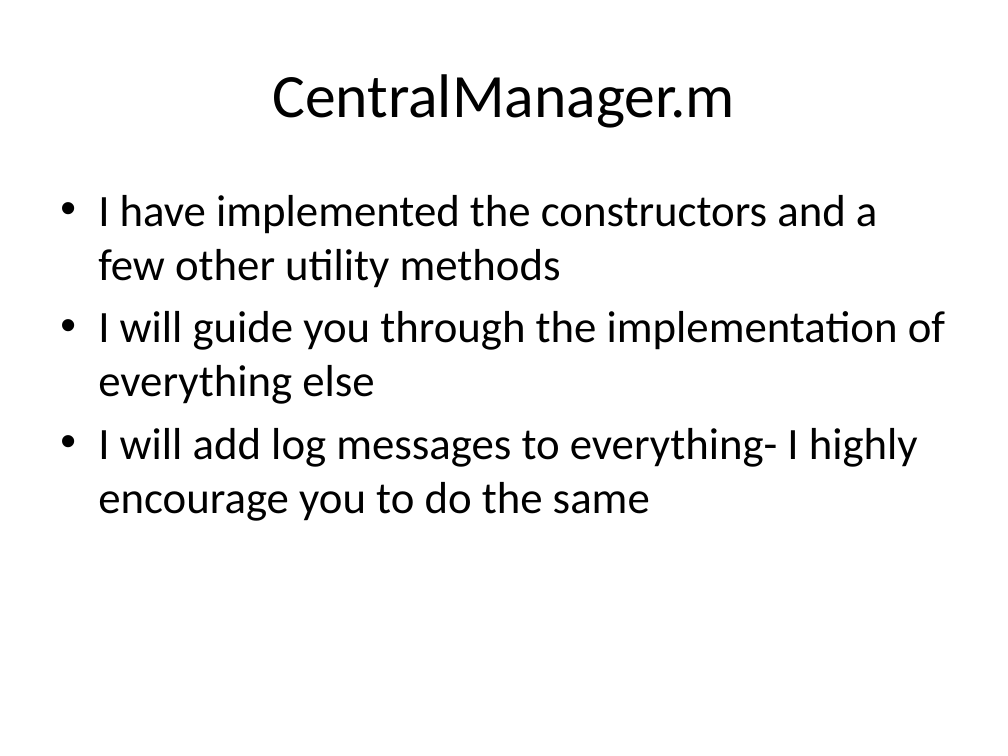
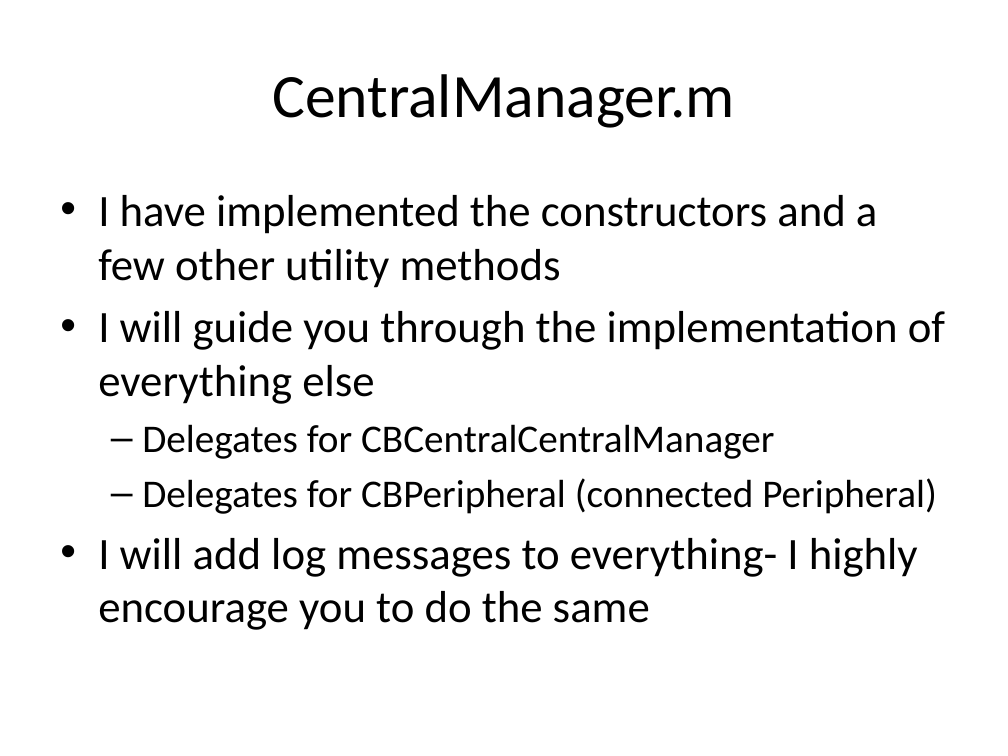
Before and after one commit to a34729t/SimpleCentral, a slide deck: slide 16 of Lecture.pptx. Drawn at 1008x756 pixels with LibreOffice and Linux fonts; fonts in the diff are those of the drawing. Boxes give left, top, right and bottom in pixels: in the first picture for what was removed or moved away, otherwise in the second. Text is boxed around its words. In the diff, an @@ line names an element or a change of style, - is before the commit and + after.

```diff
--- a/Lecture.pptx
+++ b/Lecture.pptx
@@ text at [142,424,937,514]: paragraphs added @@
+  – Delegates for CBCentralCentralManager
+  – Delegates for CBPeripheral (connected Peripheral)
```
Also in this commit, not shown: 6 other slides changed.
